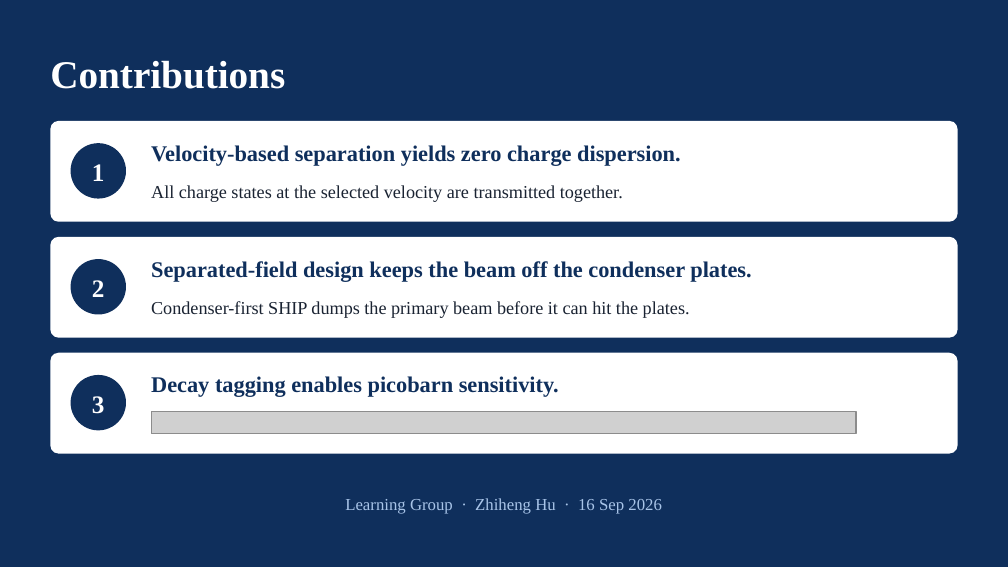
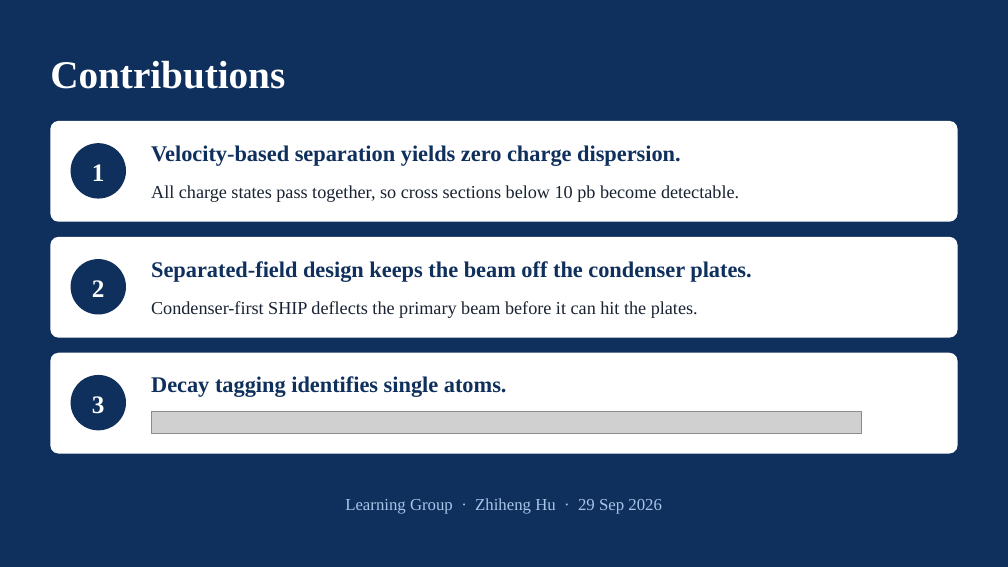
Before and after one commit to Edfghdrtxxx/OrbitOS, a slide deck: slide 19 of 70_Presentations/717_Learning Group-20260916/Velocity Filters.pptx (slide 18 before the commit). Drawn at 1008x567 pixels with LibreOffice and Linux fonts; fonts in the diff are those of the drawing; grey boxes stand for pictures. Boxes give left, top, right and bottom in pixels: in the first picture for what was removed or moved away, otherwise in the second. Text is boxed around its words. In the diff, an @@ line names an element or a change of style, - is before the commit and + after.

```diff
--- a/70_Presentations/717_Learning Group-20260916/Velocity Filters.pptx
+++ b/70_Presentations/717_Learning Group-20260916/Velocity Filters.pptx
@@ text at bbox=[151, 185, 739, 202]: text changed @@
-All charge states at the selected velocity are transmitted together.
+All charge states pass together, so cross sections below 10 pb become detectable.
@@ text at bbox=[151, 301, 698, 318]: text changed @@
-Condenser-first SHIP dumps the primary beam before it can hit the plates.
+Condenser-first SHIP deflects the primary beam before it can hit the plates.
@@ text at bbox=[151, 376, 507, 397]: text changed @@
-Decay tagging enables picobarn sensitivity.
+Decay tagging identifies single atoms.
@@ picture: place and size @@
-picture at bbox=[151, 411, 856, 433]
+picture at bbox=[151, 411, 862, 433]
@@ text at bbox=[345, 498, 662, 514]: text changed @@
-Learning Group · Zhiheng Hu · 16 Sep 2026
+Learning Group · Zhiheng Hu · 29 Sep 2026
```
Also in this commit, not shown: 10 other slides changed, 1 slide added, 41 other files.
